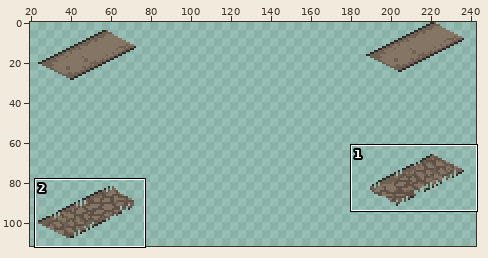
Sprite sheet -- Assets/Sprites/single_roads_contested.png. The picture above shows the old version from afar; the outline marks the close-up.
Close-up. Earlier state:
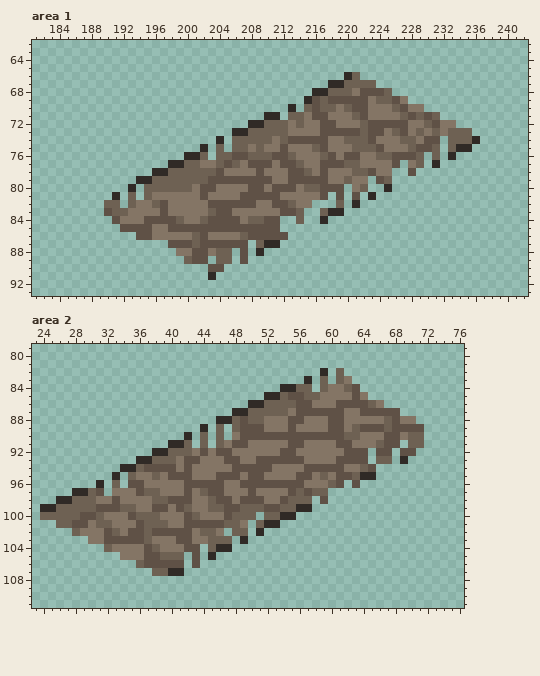
The file is 258x134 pixels. Shown: area 1: x 181..242, y 62..93; area 2: x 23..76, y 79..111. The wide view leaves out empty margins.
The same view after the edit:
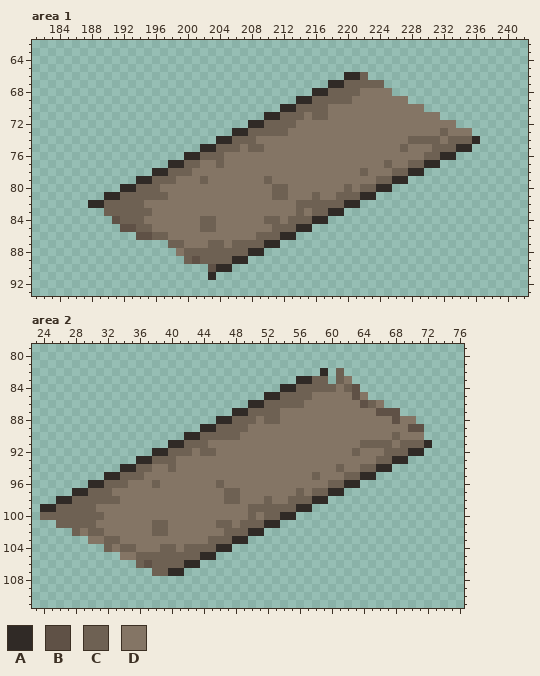
Palette (. is transparent): A #302a26  B #5f5146  C #6e6153  D #847565
Edits made:
Area 1:
y 66: x 221..222 C. -> AC
y 67: x 224 . -> C
y 68: x 221..225 DBBBC -> CDDDD
y 69: x 214 . -> A; x 216 B -> C; x 218..222 BBBBB -> CCCDD; x 224..226 CCB -> DDD
y 70: x 212 . -> A; x 214 . -> C; x 216 B -> C; x 218 C -> D; x 220..222 CBB -> DDD; x 226..227 CB -> DD
y 71: x 212 . -> C; x 216..217 BB -> CC; x 221..222 CB -> DD; x 227..231 CBCBC -> DDDDD
y 72: x 213..214 DC -> CD; x 217..218 BB -> DD; x 222..227 CBBBBB -> DDDDDD; x 230..231 CB -> DD
y 73: x 217..224 BBBBBCBB -> DDDDDDDD; x 226..227 CB -> DD; x 229 C -> D; x 231..235 CDCCC -> DCDDD
y 74: x 205 . -> A; x 209..210 CC -> DD; x 212..217 CBBBBB -> DDDDDD; x 220..223 CCCB -> DDDD; x 227 C -> D; x 229..232 DBB. -> CCCD
y 75: x 203 . -> A; x 205 . -> C; x 207..208 CD -> DC; x 212 B -> D; x 216..217 CB -> DD; x 221..224 CCCB -> DDDD; x 227..230 DCBB -> CDDD; x 232 . -> C
y 76: x 203 . -> C; x 205..213 CBBCCCBBC -> DDDDDDDDD; x 217..218 CB -> DD; x 220..221 BB -> DD; x 224..230 CCBBBC. -> DDDDDDC; x 232 . -> A
y 77: x 205..206 BC -> DD; x 208..210 BBB -> DDD; x 212..214 BBC -> DDD; x 217..221 BBBCC -> DDDDD; x 225..228 DB.D -> CDDC; x 230 . -> A
y 78: x 201..204 CCCB -> DDDD; x 209 B -> D; x 213..215 BBC -> DDD; x 217 B -> D; x 221 C -> D; x 223 B -> D; x 226..229 ..B. -> CCAA
y 79: x 199..201 CCC -> DDD; x 203..210 BBBBBBBB -> DDDDDDDC; x 213..217 BBBBB -> DDDDD; x 220 C -> D; x 223..224 .B -> DC; x 226..227 .. -> AA
y 80: x 192 . -> A; x 194 . -> C; x 197..200 CCCC -> DDDD; x 202..203 BB -> DD; x 208..209 BB -> DD; x 211..213 BBB -> CCD; x 215..220 CCBBB. -> DDDDDC; x 223..224 .. -> CA
y 81: x 190 . -> A; x 192 . -> C; x 194 . -> C; x 196..197 DD -> CC; x 202 B -> D; x 207..212 BBBBBD -> DDDDCC; x 216..222 DB.B.B. -> CDDCCCA
y 82: x 188..189 .. -> AA; x 192 . -> C; x 194 D -> C; x 196..197 CB -> DD; x 203..208 BBBBBB -> DDDDDD; x 211..218 BBCDD... -> DDDCCCCC; x 220 . -> A
y 83: x 190 B -> C; x 193..195 DDD -> CCC; x 197 B -> D; x 203..205 CBB -> DDD; x 212..213 BB -> DD; x 215..216 .. -> DC
y 84: x 192..199 DDDBBBBC -> CCCDDDDD; x 203..206 BBBB -> CDDD; x 208..213 CCBB.. -> DDCCDC; x 215..216 .. -> CA
y 85: x 194..195 BB -> CC; x 198..215 BBBBBBBBBBBBBB.... -> DDDDCCDDDDDDDCCCAA
y 86: x 196..197 DD -> CC; x 201..202 CB -> DD; x 207..213 CBBBBB. -> DDCCCAA
y 87: x 198..208 BBBCBBBBBB. -> CCDDDCCDCCC
y 88: x 200..203 DBBD -> CCCC; x 206..208 .B. -> CCA
y 89: x 202..203 B. -> CC; x 206..207 .B -> AA
y 90: x 204..205 B. -> AA
Area 2:
y 83: x 56 . -> A; x 58 . -> C
y 84: x 58 . -> C; x 60 D -> C
y 85: x 55..56 BB -> CC; x 58 C -> D
y 86: x 56..57 BB -> CD; x 61..63 BBB -> DDD
y 87: x 54 C -> D; x 56..61 BBBBBB -> DDDDDD; x 64..65 BB -> DD
y 88: x 49 B -> C; x 51..53 CDD -> DCC; x 55..56 BB -> DD; x 60..61 BB -> DD; x 67 C -> D
y 89: x 45 . -> A; x 47 . -> C; x 49..51 BBB -> CDD; x 55 B -> D; x 60..61 BB -> DD; x 63..69 CBBBCBB -> DDDDDDD
y 90: x 43 . -> A; x 45 . -> C; x 47..63 .DBBBBBBBBBBBBBCC -> CCDDDDDDDDDDDDDDD; x 67..68 BB -> DC; x 70..71 CC -> DD
y 91: x 43 . -> C; x 45..46 .C -> DD; x 48..49 BB -> DD; x 55..56 BB -> DD; x 61..62 BB -> DD; x 64..65 DD -> CC; x 67..69 BB. -> CDC; x 72 . -> A
y 92: x 44..47 BDBB -> CCDD; x 54..55 BB -> DD; x 62..71 BBB.BB.BB. -> DCDDDCCCAA
y 93: x 42..43 BB -> DD; x 47..48 BB -> DD; x 51..56 BBBBBB -> DDDDDD; x 61..65 BBBB. -> DDDDD; x 68 . -> A
y 94: x 37..40 BBBB -> CDDC; x 42 B -> D; x 48..52 BBBBB -> DDDDD; x 57..61 BBBBB -> DDDDC; x 65..67 B.. -> CAA
y 95: x 32 . -> A; x 34 . -> C; x 36 D -> C; x 38 C -> D; x 40..42 BBB -> DDD; x 46..48 BBB -> DDD; x 50..51 BB -> DD; x 56..59 BBDC -> DDCD; x 61..62 BB -> DC
y 96: x 30 . -> A; x 32 . -> C; x 34..36 .BB -> CDD; x 38 D -> C; x 42..46 BBBBB -> DDDDC; x 49..56 BBBBBBBB -> DDDDDDDD; x 61..63 B.B -> CAA
y 97: x 31..32 B. -> CC; x 36..38 BCC -> DDD; x 42 B -> D; x 44..48 CBBDD -> DDDCC; x 50 B -> D; x 55 B -> D; x 57 B -> D; x 60..61 .. -> AA
y 98: x 31..33 DDB -> CCC; x 38..42 CCBBB -> DDDDD; x 45..52 CBBDBBBD -> DDCCDDDC; x 54 B -> D; x 58..59 .B -> AA
y 99: x 31..35 BBBCC -> DDDDD; x 38..39 BB -> DD; x 41..42 BC -> DD; x 45..49 CCBBC -> DDDDD; x 52..53 BB -> CC
y 100: x 29..30 BB -> CC; x 35..38 BCCC -> DDDD; x 42..43 BC -> DD; x 47..49 BCC -> DDD; x 51 . -> D
y 101: x 28..32 BBDCC -> CCCDD; x 36..37 BC -> DD; x 42..46 BBBBB -> DDDDC; x 48..50 CD. -> DCC
y 102: x 30..33 DDBC -> CCDD; x 35..42 BBCBBBBB -> DDDCCDDD; x 44..45 CC -> DD; x 47 . -> C; x 50 . -> A
y 103: x 32..37 BBBBBC -> CCDDDD; x 41..42 BB -> DD; x 48 . -> A
y 104: x 34..35 DD -> CC; x 37..40 BCDD -> DDCC; x 42..44 BB. -> CCC
y 105: x 36..38 DBB -> CCC; x 42..44 .B. -> CCA
y 106: x 38..43 BBBB.B -> CCCCAA
Where, in picture pixels (left, top, right, bottom), the same in both close-ups:
changed: (88, 72, 472, 272)
changed: (72, 376, 432, 568)
